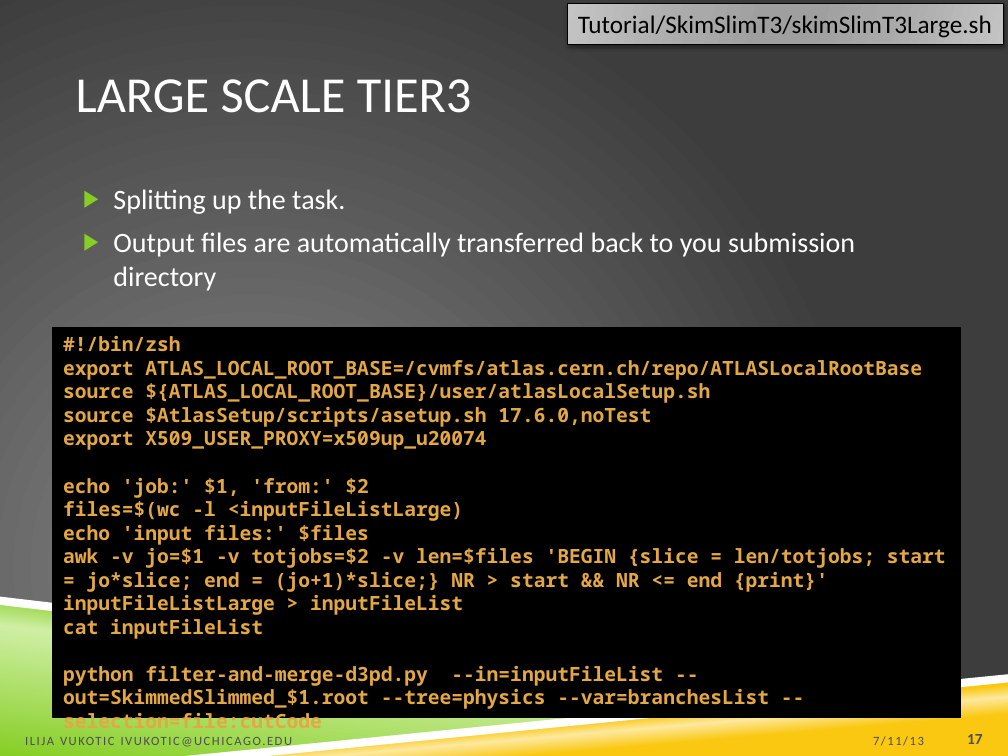
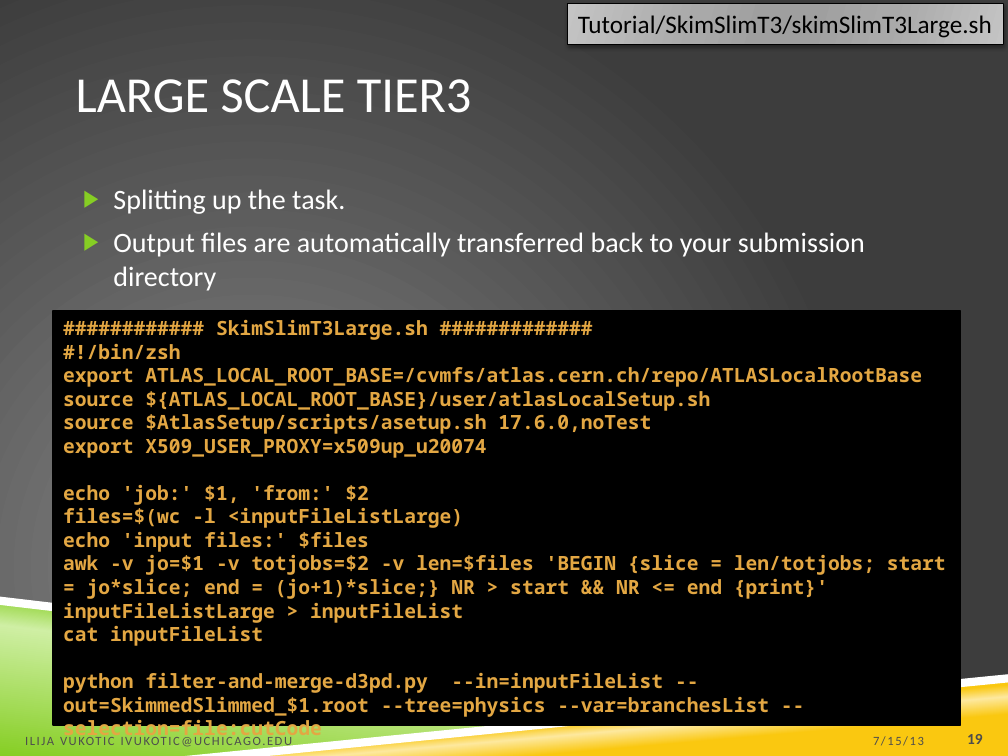
Before and after one commit to ivukotic/Tutorial, a slide deck: slide 19 of Tutorial.pptx (slide 17 before the commit). Drawn at 1008x756 pixels with LibreOffice and Linux fonts; fonts in the diff are those of the drawing; background and template pictures are left out. Boxes give left, top, right and bottom in pixels: in the first picture for what was removed or moved away, otherwise in the second. Text is boxed around its words. In the diff, an @@ line names an element or a change of style, - is before the commit and + after.

```diff
--- a/Tutorial.pptx
+++ b/Tutorial.pptx
@@ text at <box>113,232,865,291</box>: text changed @@
-▶ Output files are automatically transferred back to you submission directory
+▶ Output files are automatically transferred back to your submission directory
@@ rectangle "############ SkimSlimT3Large.sh #############": place and size @@
-rectangle "############ SkimSlimT3Large.sh #############" at <box>53,328,961,718</box>
+rectangle "############ SkimSlimT3Large.sh #############" at <box>53,311,961,726</box>
@@ text in rectangle at <box>216,320,428,340</box>: paragraph added @@
+############ SkimSlimT3Large.sh #############
@@ text at <box>873,736,924,746</box>: text changed @@
-7/11/13
+7/15/13
@@ page number at <box>967,734,983,744</box>: text changed @@
-17
+19
```
Also in this commit, not shown: 20 other slides changed, 3 slides added.
